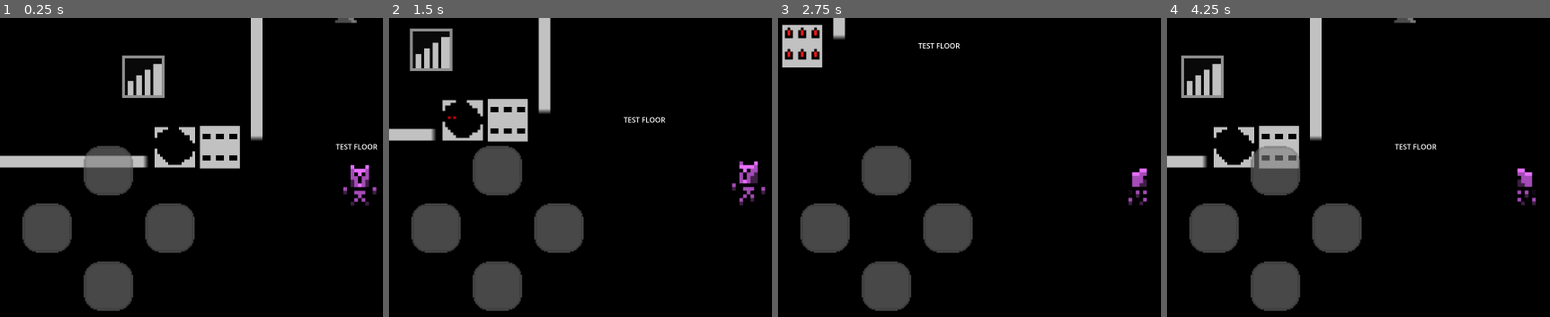
Above: before the commit, frames 1-4 (left to right).
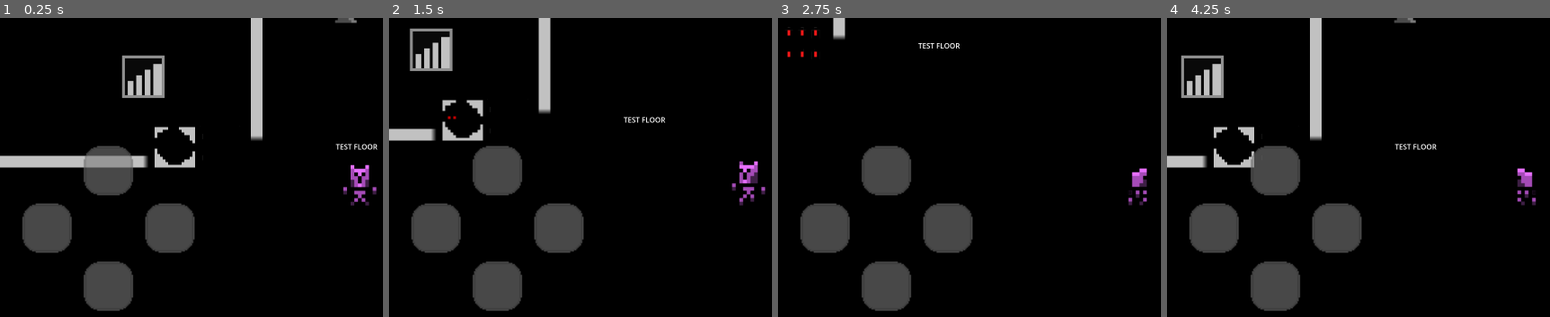
Above: after the commit, the same moments.

Repository: alain-cheng/MOBDEVE-MP
Game: Godot game, scene res://main.tscn
Two runs of this game, one before a commit and one after it. Both use one fixed random seed, a clock stepped at 60 frames per second and the inputs below.
Inputs:
- Up to frame 1 (0.25 s): no input
- Up to frame 2 (1.5 s): tap Enter at 0.5 s; hold Right (ui_right) 0.53-1.28 s; hold Down (ui_down) from 1.28 s (still down)
- Up to frame 3 (2.75 s): release Down (ui_down) at 2.03 s; hold Right (ui_right) from 2.03 s (still down)
- Up to frame 4 (4.25 s): release Right (ui_right) at 2.78 s; hold Up (ui_up) 2.78-3.53 s; hold Left (ui_left) from 3.53 s (still down)

The runs differ from the first frame. In frame 1, 1.3% of the frame differs, in the area x 52-63%, y 36-51%; in frame 2, 1.3%, in the area x 25-37%, y 27-42%; in frame 3, 1.3%; in frame 4, 1.3%.

Commit message:
Modified spike texture and collisions

Diff:
--- a/app/src/main/assets/environment/traps/spikes/Spikes.tscn
+++ b/app/src/main/assets/environment/traps/spikes/Spikes.tscn
@@ -31,7 +31,7 @@
 }]
 
 [sub_resource type="RectangleShape2D" id="RectangleShape2D_wgm7w"]
-size = Vector2(134, 120)
+size = Vector2(154, 142)
 
 [node name="Spikes" type="Area2D"]
 z_index = -1
@@ -40,10 +40,10 @@
 
 [node name="AnimatedSprite2D" type="AnimatedSprite2D" parent="."]
 sprite_frames = SubResource("SpriteFrames_1p28f")
-animation = &"retracted"
+animation = &"extended"
 
 [node name="CollisionShape2D" type="CollisionShape2D" parent="."]
-position = Vector2(-1, -12)
+position = Vector2(-1, -13)
 shape = SubResource("RectangleShape2D_wgm7w")
 
 [node name="Timer" type="Timer" parent="."]
Binary file changed: app/src/main/assets/sprites/environment/traps/spikes.png
